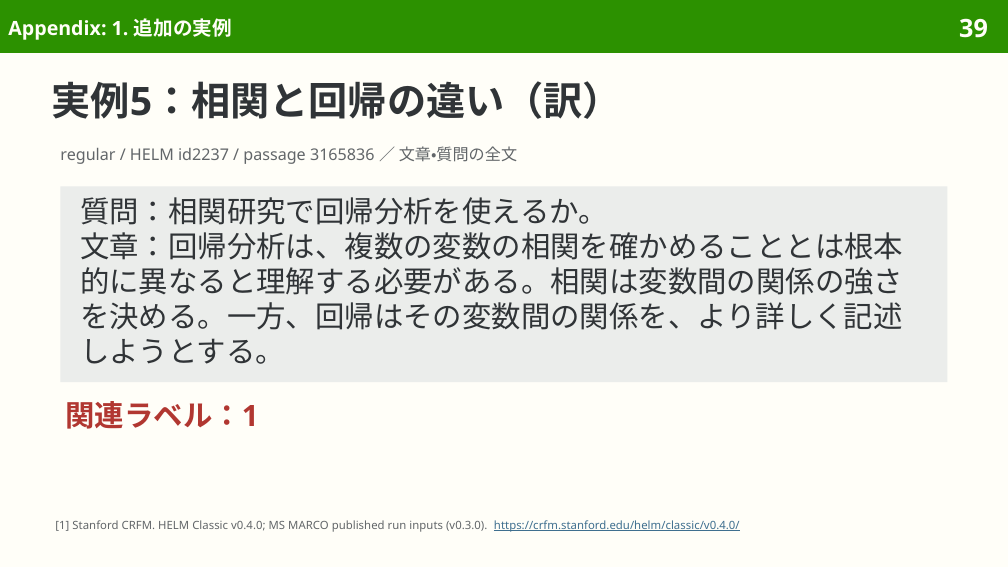
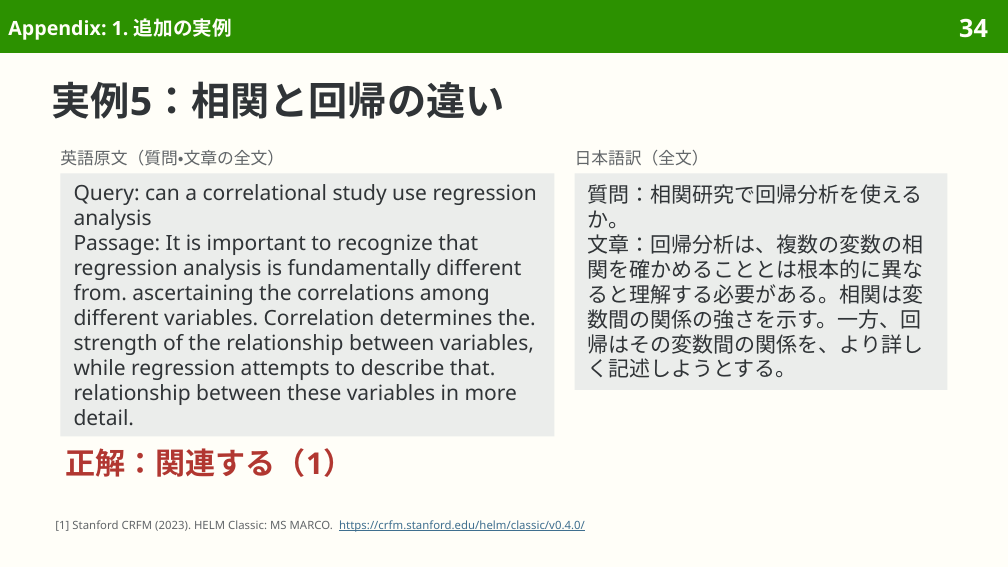
Before and after one commit to sasakiy84/datasets-in-10-minutes, a slide deck: slide 34 of slides/datasets-in-10-minutes-msmarco.pptx (slide 39 before the commit). Drawn at 1008x567 pixels with LibreOffice and Linux fonts; fonts in the diff are those of the drawing. Boxes give left, top, right and bottom in pixels: in the first picture for what was removed or moved away, otherwise in the second. Text is boxed around its words. In the diff, an @@ line names an element or a change of style, - is before the commit and + after.

Commit message:
Explain MS MARCO ranking in natural Japanese with readable complete examples

```diff
--- a/slides/datasets-in-10-minutes-msmarco.pptx
+++ b/slides/datasets-in-10-minutes-msmarco.pptx
@@ page number at box(959, 18, 988, 38): text changed @@
-39
+34
@@ title at box(52, 81, 505, 119): text changed @@
-実例5：相関と回帰の違い（訳）
+実例5：相関と回帰の違い
@@ text at box(60, 150, 284, 166): text changed; size 11.5 to 12 pt @@
-regular / HELM id2237 / passage 3165836 ／ 文章・質問の全文
+英語原文（質問・文章の全文）
@@ rectangle added at box(60, 173, 554, 436), fill #EBEDEB, 15 pt, text #303437 @@
+Query: can a correlational study use regression analysis
+Passage: It is important to recognize that regression analysis is fundamentally different from. ascertaining the correlations among different variables. Correlation determines the. strength of the relationship between variables, while regression attempts to describe that. relationship between these variables in more detail.
@@ rectangle "質問：相関研究で回帰分析を使えるか。": place and size @@
-rectangle "質問：相関研究で回帰分析を使えるか。" at box(60, 186, 948, 382)
+rectangle "質問：相関研究で回帰分析を使えるか。" at box(575, 173, 948, 390)
@@ text added at box(575, 150, 709, 166), 12 pt, text #626669 @@
+日本語訳（全文）
@@ text in rectangle at box(588, 184, 923, 228): size 21 to 15 pt in "質問：相関研究で回帰分析を使えるか。"; line spacing 25pt to 17.8pt @@
@@ text in rectangle at box(588, 234, 924, 378): text changed; size 21 to 15 pt @@
-文章：回帰分析は、複数の変数の相関を確かめることとは根本的に異なると理解する必要がある。相関は変数間の関係の強さを決める。一方、回帰はその変数間の関係を、より詳しく記述しようとする。
+文章：回帰分析は、複数の変数の相関を確かめることとは根本的に異なると理解する必要がある。相関は変数間の関係の強さを示す。一方、回帰はその変数間の関係を、より詳しく記述しようとする。
@@ text at box(65, 448, 353, 477): text changed; size 21 to 21.5 pt @@
-関連ラベル：1
+正解：関連する（1）
@@ text at box(55, 520, 585, 532): text changed; text colour #626669 to #3F6F8F @@
-[1] Stanford CRFM. HELM Classic v0.4.0; MS MARCO published run inputs (v0.3.0). https://crfm.stanford.edu/helm/classic/v0.4.0/
+[1] Stanford CRFM (2023). HELM Classic: MS MARCO. https://crfm.stanford.edu/helm/classic/v0.4.0/
```
Also in this commit, not shown: 34 other slides changed, 3 slides added, 15 slides removed, 40 other files.
